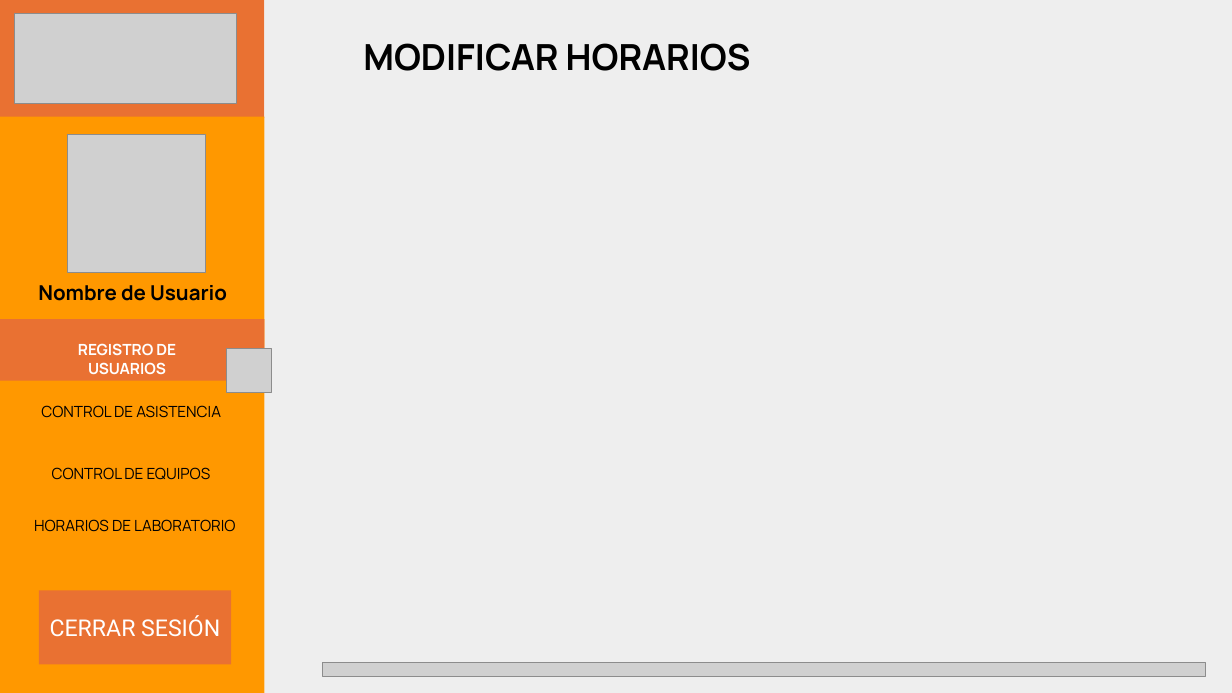
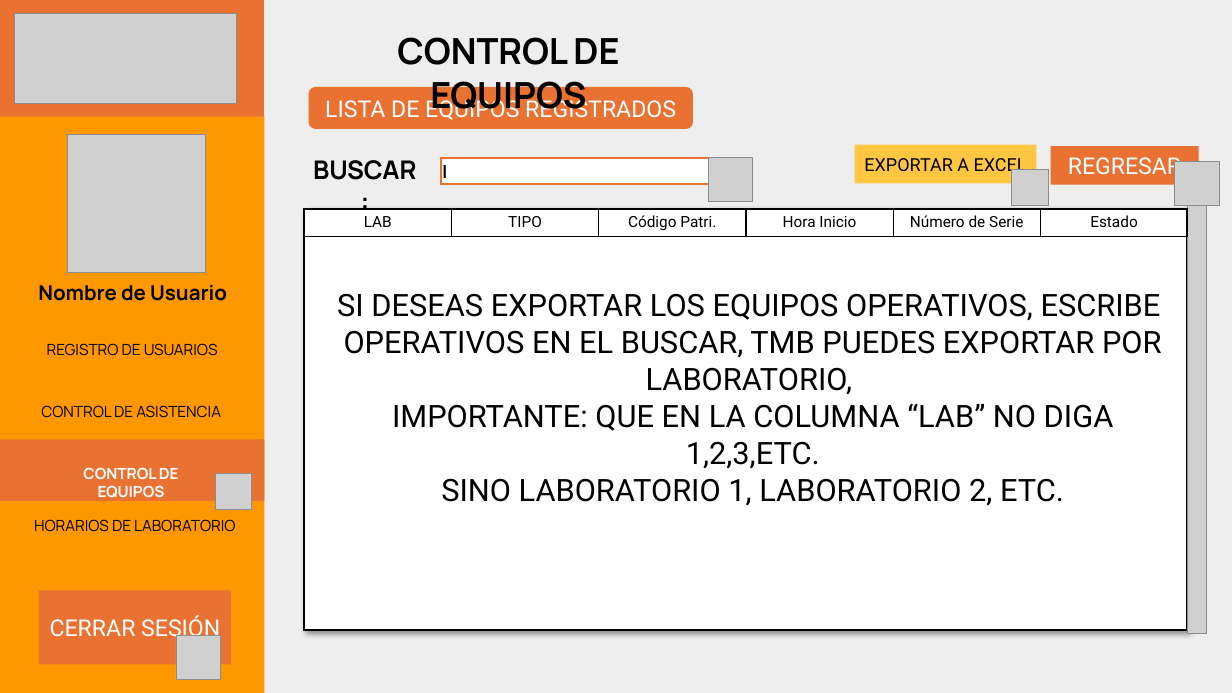
Before and after one commit to cotanol/ProyectoAsistenciaUNFV, a slide deck: slide 18 of GUIDESIGN.pptx (slide 14 before the commit). Drawn at 1232x693 pixels with LibreOffice and Linux fonts; fonts in the diff are those of the drawing; grey boxes stand for pictures. Boxes give left, top, right and bottom in pixels: in the first picture for what was removed or moved away, otherwise in the second. Text is boxed around its words. In the diff, an @@ line names an element or a change of style, - is before the commit and + after.

```diff
--- a/GUIDESIGN.pptx
+++ b/GUIDESIGN.pptx
@@ text removed at (363, 43, 751, 71) @@
-MODIFICAR HORARIOS
@@ text added at (397, 37, 619, 118), 28 pt, text #000000, bold @@
+CONTROL DE EQUIPOS
@@ rounded rectangle added at (309, 87, 693, 129), fill #E97132, 18 pt, text #FFFFFF @@
+LISTA DE EQUIPOS REGISTRADOS
@@ rectangle added at (855, 145, 1037, 184), fill #FFC642, 14 pt, text #000000 @@
+EXPORTAR A EXCEL
@@ rectangle added at (1051, 146, 1199, 185), fill #E97132, 18 pt, text #FFFFFF @@
+REGRESAR
@@ text added at (313, 160, 417, 180), 20 pt, text #000000, bold @@
+BUSCAR :
@@ text added at (438, 155, 451, 187), 14 pt, text #000000, bold @@
+|
@@ rectangle added at (442, 158, 745, 184), fill #FFFFFF, outline #E97132 1.5 pt @@
@@ picture: place and size @@
-picture at (227, 348, 272, 393)
+picture at (709, 158, 753, 202)
@@ picture added at (1012, 169, 1049, 206) @@
@@ picture added at (1175, 162, 1219, 206) @@
@@ rectangle added at (304, 209, 1187, 630), fill #FFFFFF, outline #000000 1.5 pt @@
@@ table added at (304, 209, 1186, 237), 1 rows, 6 columns @@
+LAB | TIPO | Código Patri. | Hora Inicio | Número de Serie | Estado
@@ picture at (1188, 205, 1206, 634): rotation 0 to 90 degrees @@
@@ text added at (337, 293, 1162, 506), 24 pt, text #000000 @@
+SI DESEAS EXPORTAR LOS EQUIPOS OPERATIVOS, ESCRIBE
+OPERATIVOS EN EL BUSCAR, TMB PUEDES EXPORTAR POR
+LABORATORIO,
+IMPORTANTE: QUE EN LA COLUMNA “LAB” NO DIGA 1,2,3,ETC.
+SINO LABORATORIO 1, LABORATORIO 2, ETC.
@@ text "REGISTRO DE USUARIOS" at (47, 343, 218, 356): text colour #FFFFFF to #000000, bold off @@
@@ rectangle: place and size @@
-rectangle at (0, 319, 264, 381)
+rectangle at (0, 440, 264, 502)
@@ text "CONTROL DE EQUIPOS" at (83, 467, 179, 502): text colour #000000 to #FFFFFF, bold on @@
@@ picture added at (215, 473, 252, 510) @@
@@ picture added at (176, 636, 220, 680) @@
```
Also in this commit, not shown: 6 other slides changed, 13 slides added, 5 slides removed, 11 other files.
